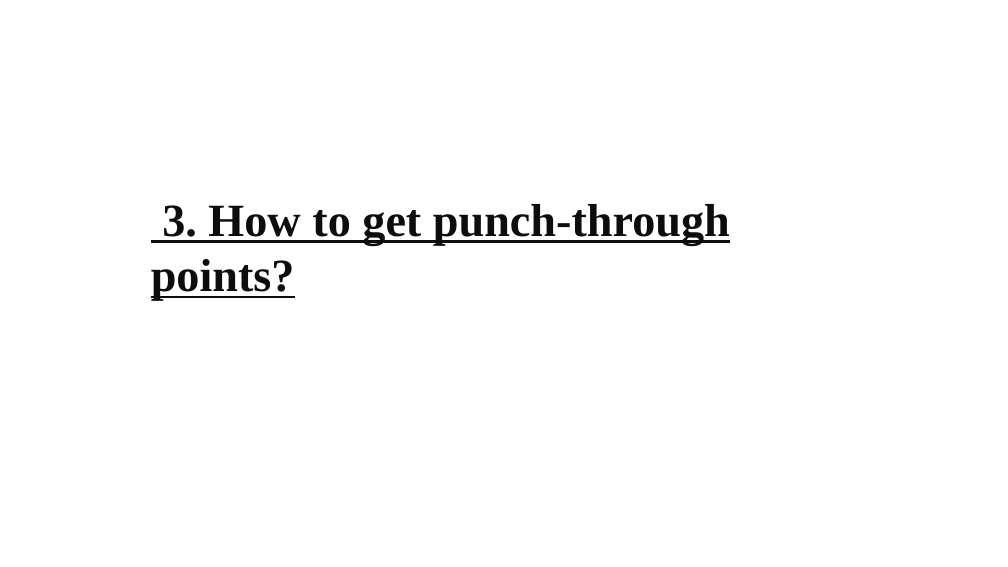
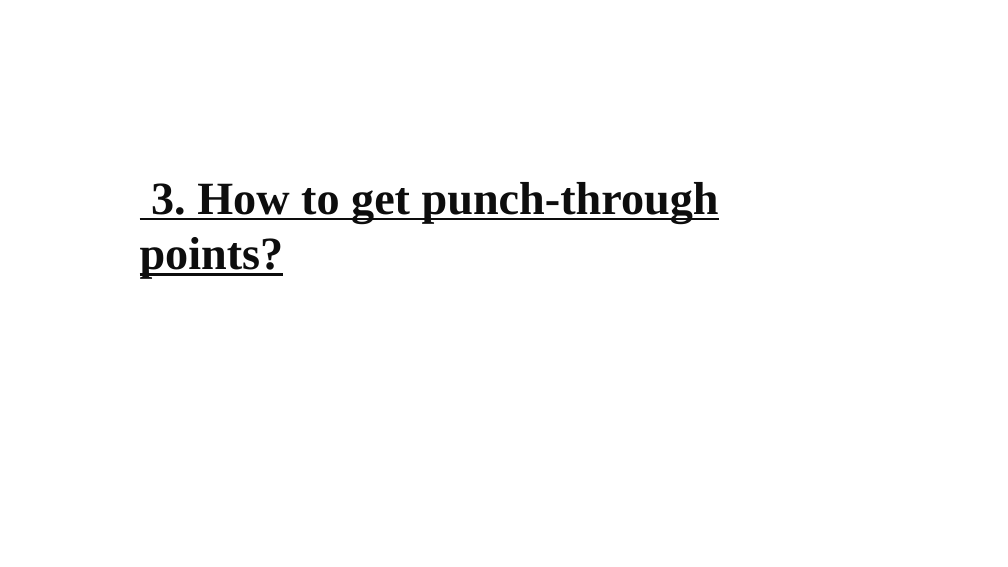
Before and after one commit to gfh16/StudyNotes, a slide deck: slide 29 of 2018Oct-Tutorial_HiRACsICalibrations.pptx. Drawn at 1008x567 pixels with LibreOffice and Linux fonts; fonts in the diff are those of the drawing. Boxes give left, top, right and bottom in pixels: in the first picture for what was removed or moved away, otherwise in the second. Text is boxed around its words. In the diff, an @@ line names an element or a change of style, - is before the commit and + after.

Commit message:
finished punch through points.

```diff
--- a/2018Oct-Tutorial_HiRACsICalibrations.pptx
+++ b/2018Oct-Tutorial_HiRACsICalibrations.pptx
@@ text "3. How to get punch-through ...": place and size @@
-text "3. How to get punch-through ..." at (151, 204, 730, 301)
+text "3. How to get punch-through ..." at (140, 182, 719, 278)
```
Also in this commit, not shown: 5 slides added, 7 slides removed, 1 other file.
